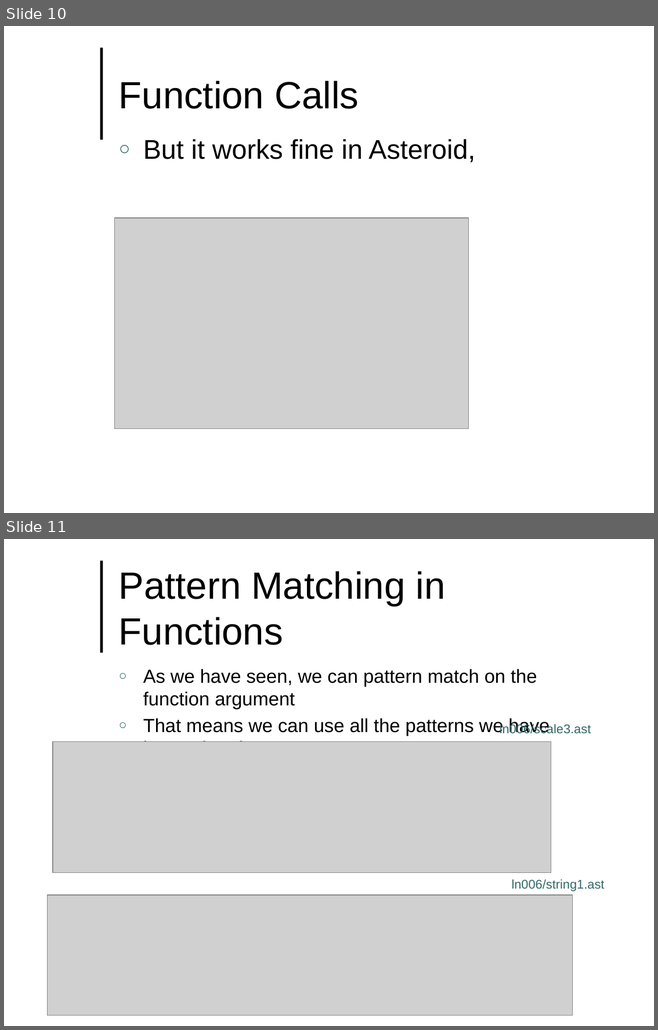
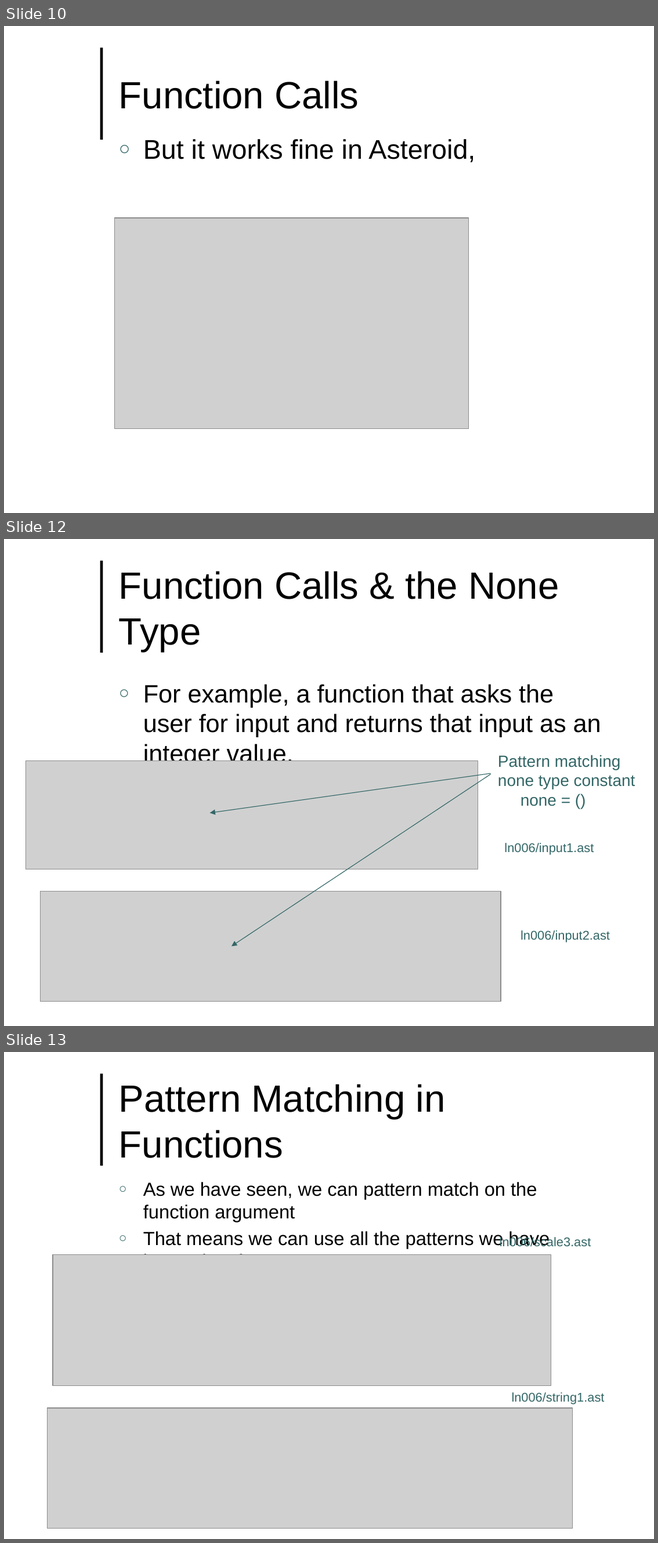
Before and after one commit to lutzhamel/CSC493, a slide deck: notes/csc493-ln006.pptx. Shown one above the other, each under a label of ours: slides 10 and 11 before the commit, slides 10, 12 and 13 after it; the slides between them are not shown. The pictures are 658x1030 and 658x1543 pixels, drawn with LibreOffice and Linux fonts; fonts in the diff are those of the drawing; grey boxes stand for pictures; background and template pictures are left out. Boxes give left, top, right and bottom in pixels: in the first picture for what was removed or moved away, otherwise in the second. Text is boxed around its words. In the diff, an @@ line names an element or a change of style, - is before the commit and + after.

```diff
--- a/notes/csc493-ln006.pptx
+++ b/notes/csc493-ln006.pptx
@@ slide 12 added at (x1=4, y1=539, x2=654, y2=1026), background #FFFFFF; not listed: 1 template element that a slide beside it also shows @@
@@ title added at (x1=119, y1=571, x2=558, y2=652), 42 pt, text #000000 @@
+Function Calls & the None Type
@@ text added at (x1=143, y1=684, x2=601, y2=768), 27.8 pt, text #000000 @@
+○ For example, a function that asks the user for input and returns that input as an integer value.
@@ picture added at (x1=25, y1=761, x2=477, y2=870) @@
@@ text added at (x1=498, y1=755, x2=635, y2=806), 18 pt, text #336666 @@
+Pattern matching
+none type constant
+none = ()
@@ arrow added from (491, 773) to (210, 813), #336666 0.75 pt @@
@@ arrow added from (491, 774) to (231, 946), #336666 0.75 pt @@
@@ text added at (x1=504, y1=843, x2=593, y2=855), 14 pt, text #336666 @@
+ln006/input1.ast
@@ picture added at (x1=41, y1=891, x2=500, y2=1001) @@
@@ text added at (x1=520, y1=931, x2=610, y2=943), 14 pt, text #336666 @@
+ln006/input2.ast
@@ what was slide 11 is now slide 13 @@
```
Also in this commit, not shown: 1 other slide added, 5 other files.
